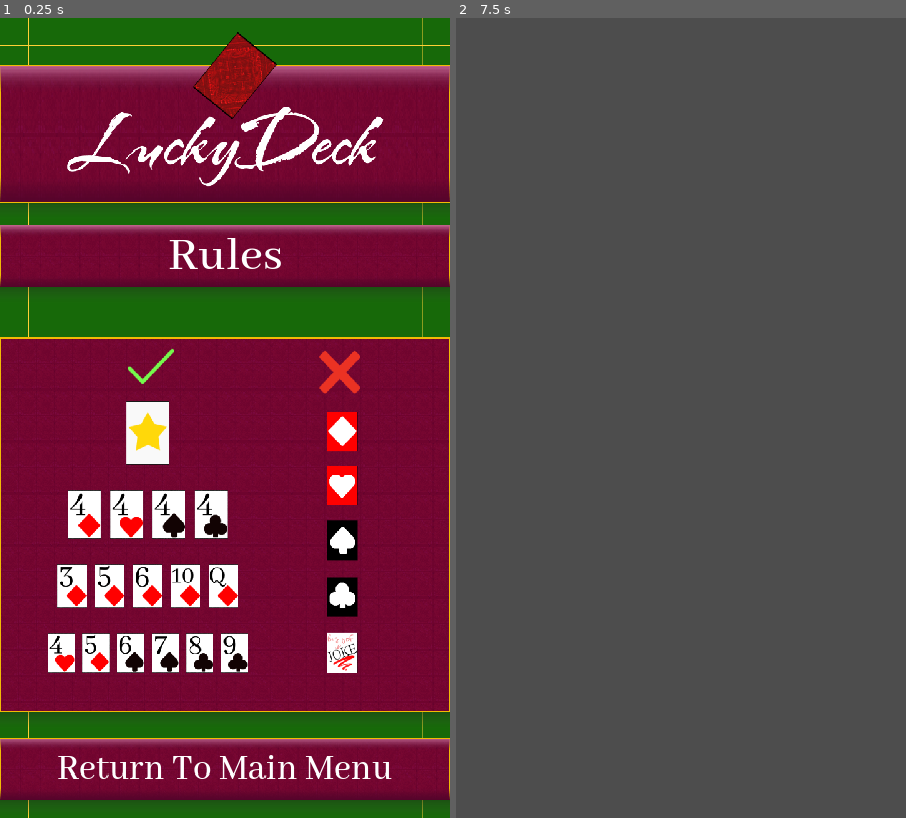
Above: before the commit, frames 1-2 (left to right).
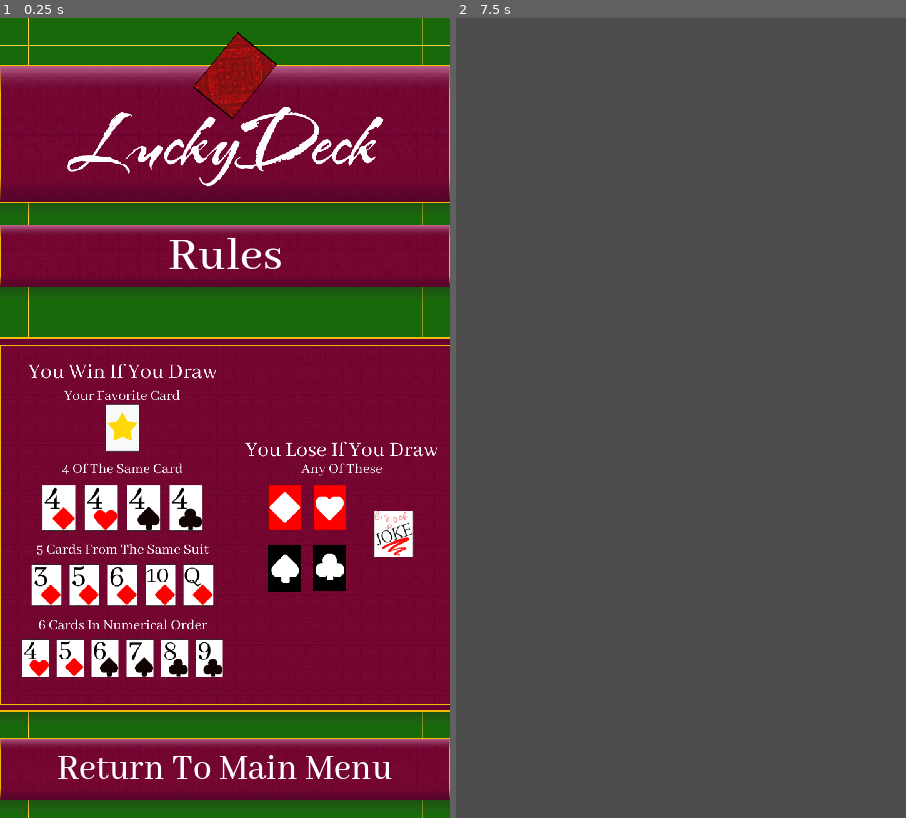
Above: after the commit, the same moments.

Repository: Yavuz7/LuckyDeck
Game: Godot game, scene res://Menus/rules_menu.tscn
Same seed, same stepped clock (60 frames per second), same inputs: the game is played once before the commit and once after it. This scene is started directly instead of the project's main scene.
Inputs (mouse positions are in pixels of both pictures, inside the frame that each line leads up to):
- Up to frame 1 (0.25 s): no input
- Up to frame 2 (7.5 s): click (681, 138) at 0.5 s; click "Rules" at 1.25 s; click (681, 522) at 2 s; click (681, 138) at 2.75 s; click "Rules" at 3.5 s; click (681, 522) at 4.25 s; click (681, 138) at 5 s; click "Rules" at 5.75 s; click (681, 522) at 6.5 s; click "Return To Main Menu" at 7.25 s

The runs differ from the first frame. In frame 1, 13% of the frame differs, in the area x 0-100%, y 40-87%; in frame 2, nothing differs.

Commit message:
Added Rules page and set max player

Diff:
--- a/Menus/player_number_selection.gd
+++ b/Menus/player_number_selection.gd
@@ -8,13 +8,12 @@
 	players.value -= 1
 	if(players.value < 2):
 		players.value = 2
-	pass # Replace with function body.
 
 
 func _on_plus_pressed():
 	players.value += 1
-	if(players.value > 500):
-		players.value = 500
+	if(players.value > 16):
+		players.value = 16
 
 
 func _on_continue_pressed():
--- a/Menus/player_number_selection.tscn
+++ b/Menus/player_number_selection.tscn
@@ -122,7 +122,7 @@
 grow_vertical = 2
 theme_override_icons/updown = SubResource("PlaceholderTexture2D_cqvo7")
 min_value = 2.0
-max_value = 500.0
+max_value = 16.0
 value = 2.0
 rounded = true
 alignment = 1
--- a/Menus/rules_menu.tscn
+++ b/Menus/rules_menu.tscn
@@ -4,8 +4,8 @@
 [ext_resource type="PackedScene" uid="uid://cvgijvugy7wxe" path="res://assets/button_scene.tscn" id="2_ptkh5"]
 [ext_resource type="Texture2D" uid="uid://bgmppv2cfhcf6" path="res://assets/Images/luckydecklogo.png" id="3_rvoj6"]
 [ext_resource type="Theme" uid="uid://brkyelj36ne10" path="res://Scripts/maintheme.tres" id="4_6e6fk"]
-[ext_resource type="Texture2D" uid="uid://dtfnemlxxny4m" path="res://assets/Images/rulesimage.png" id="5_75v6c"]
 [ext_resource type="Script" path="res://assets/returnButton.gd" id="5_dj7v1"]
+[ext_resource type="Texture2D" uid="uid://bojv4wt1n7yj0" path="res://assets/Images/rulesimage2.png" id="5_m3um4"]
 
 [node name="RulesMenu" type="Panel"]
 anchors_preset = 15
@@ -94,7 +94,9 @@
 layout_mode = 2
 
 [node name="Texturedtexture" parent="mainLayoutRules/RulesInfoBox/Rules Toggle" index="0"]
-texture = ExtResource("5_75v6c")
+texture = ExtResource("5_m3um4")
+expand_mode = 0
+stretch_mode = 5
 
 [node name="TextureRect" parent="mainLayoutRules/RulesInfoBox/Rules Toggle" index="1"]
 visible = false
Binary file removed: assets/Images/rulesimage.png
Binary file added: assets/Images/rulesimage2.png
Not shown, changed: assets/Images/rulesimage2.png.import
